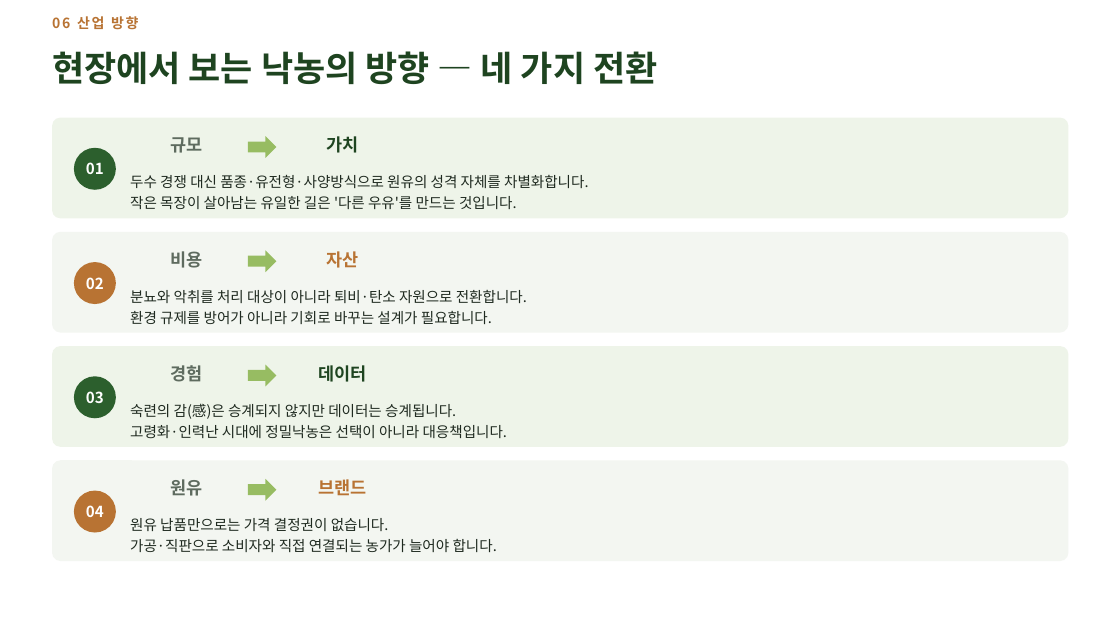
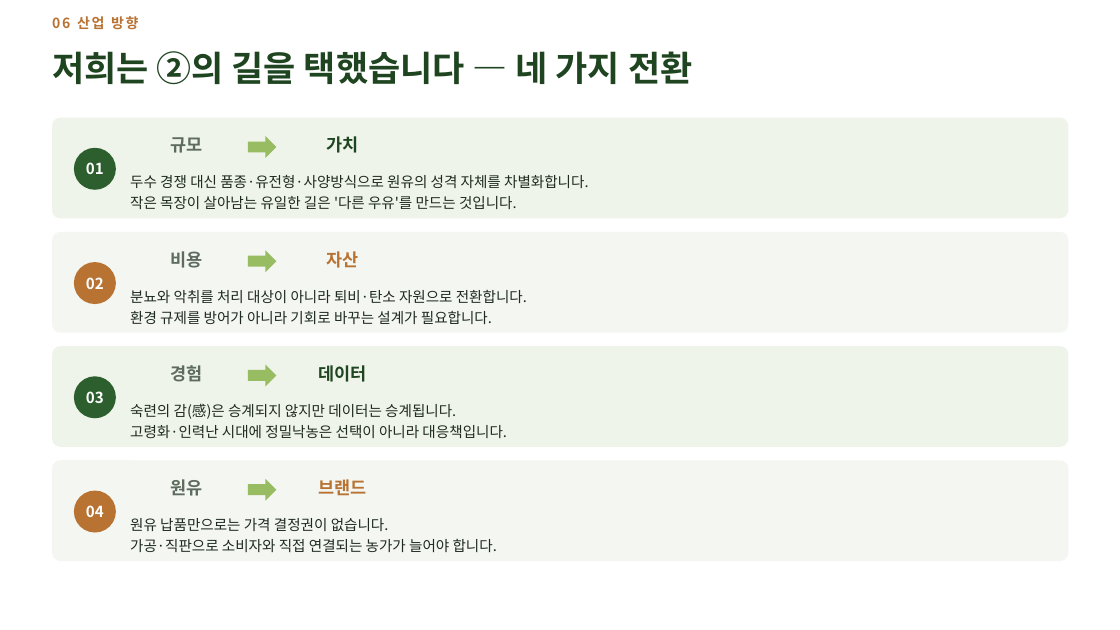
Before and after one commit to hhj3150/Dr-Ha--agent, a slide deck: slide 47 of deliverables/2026-08-10-nias-seminar/저지종_유가공목장_운영_현장사례.pptx (slide 45 before the commit). Drawn at 1120x630 pixels with LibreOffice and Linux fonts; fonts in the diff are those of the drawing. Boxes give left, top, right and bottom in pixels: in the first picture for what was removed or moved away, otherwise in the second. Text is boxed around its words. In the diff, an @@ line names an element or a change of style, - is before the commit and + after.

```diff
--- a/deliverables/2026-08-10-nias-seminar/저지종_유가공목장_운영_현장사례.pptx
+++ b/deliverables/2026-08-10-nias-seminar/저지종_유가공목장_운영_현장사례.pptx
@@ text at [52, 51, 692, 85]: text changed @@
-현장에서 보는 낙농의 방향 — 네 가지 전환
+저희는 ②의 길을 택했습니다 — 네 가지 전환
```
Also in this commit, not shown: 3 other slides changed, 4 slides added, 2 slides removed, 5 other files.
